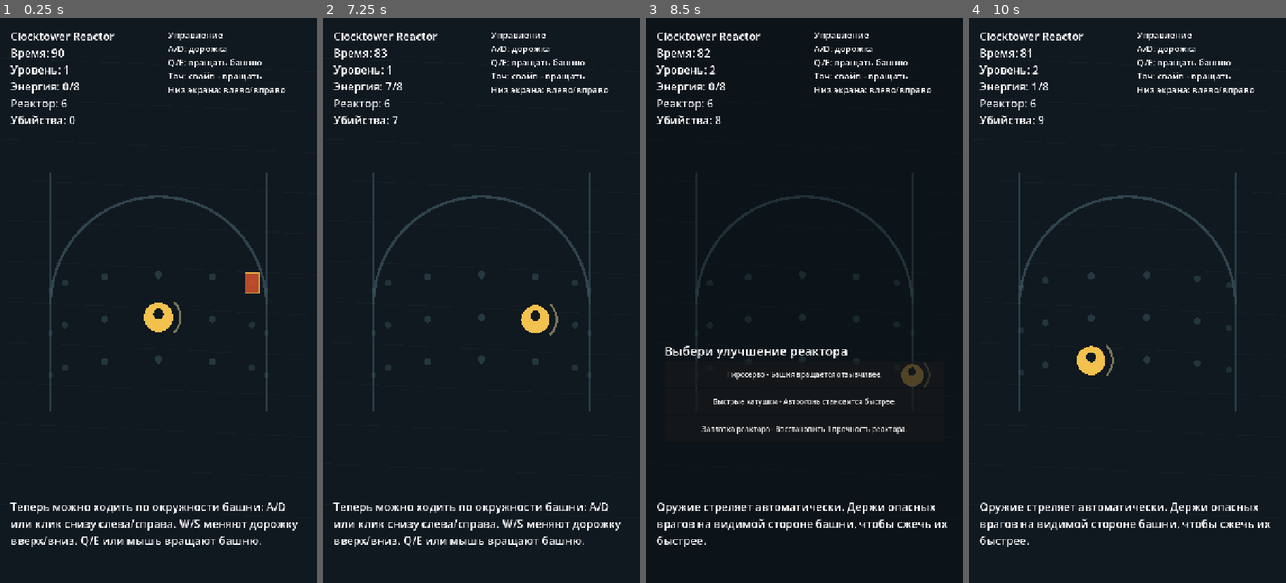
Above: before the commit, frames 1-4 (left to right).
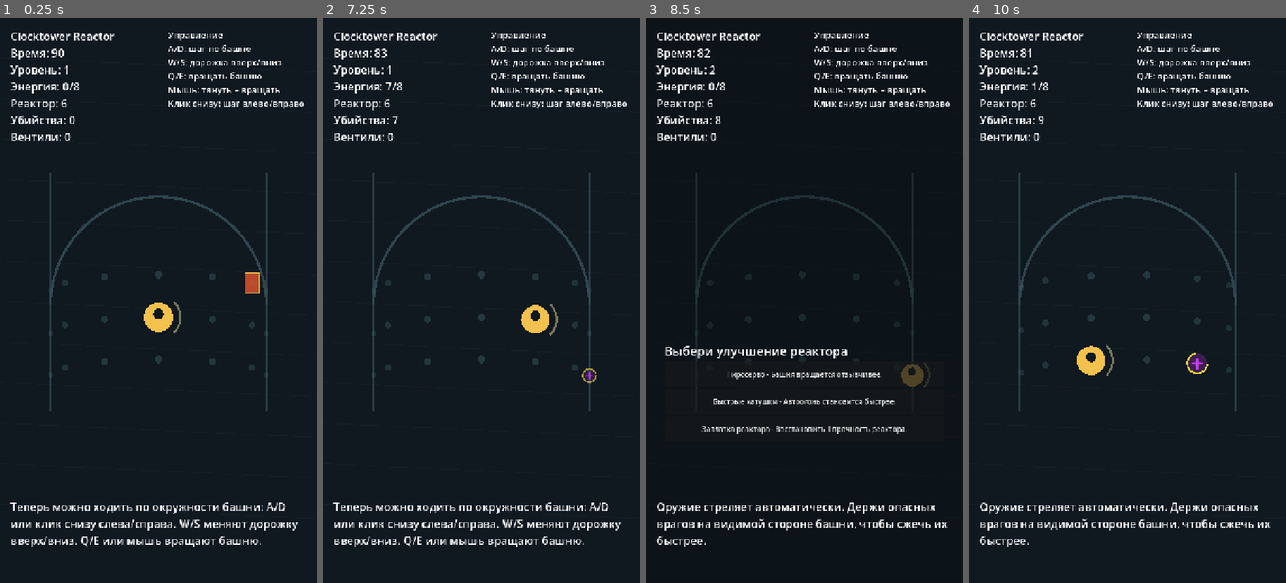
Above: after the commit, the same moments.

Repository: GeorgeYahontov/clocktower-reactor
Game: Godot game, scene res://scenes/Main.tscn
Same seed, same stepped clock (60 frames per second), same inputs: the game is played once before the commit and once after it.
Inputs (mouse positions are in pixels of both pictures, inside the frame that each line leads up to):
- Up to frame 1 (0.25 s): no input
- Up to frame 2 (7.25 s): tap Enter at 0.5, 3.5, 5 s; move the mouse to (551, 272) at 0.52 s; hold D (move_right) 0.53-1.25 s; click (551, 272) at 0.67 s; drag from (418, 328) to (465, 413) at 1.27 s; tap Space at 2, 4.25, 6.5 s; move the mouse to (513, 176) at 2.02 s; hold D (move_right) 2.03-2.75 s; drag from (465, 413) to (386, 215) at 2.77 s; move the mouse to (576, 385) at 3.52 s; hold A (move_left) 3.53-4.25 s; drag from (386, 215) to (433, 159) at 4.27 s; move the mouse to (497, 300) at 5.02 s; hold S (move_down) 5.03-5.75 s; click (497, 300) at 5.17 s; drag from (433, 159) to (418, 328) at 5.77 s; move the mouse to (551, 272) at 6.52 s; hold W (move_up) from 6.53 s (still down)
- Up to frame 3 (8.5 s): release W (move_up) at 7.25 s; drag from (741, 328) to (788, 413) at 7.27 s; move the mouse to (836, 176) at 8.02 s; hold S (move_down) from 8.03 s (still down)
- Up to frame 4 (10 s): release S (move_down) at 8.75 s; click "Гиросерво - Башня вращается о…" at 8.75 s; drag from (1111, 413) to (1032, 215) at 9.52 s

The runs differ from the first frame. In frame 1, 1.2% of the frame differs, in the area x 3-96%, y 4-22%; in frame 2, 1.2%; in frame 3, 1.2%; in frame 4, 1.4%, in the area x 3-96%, y 4-63%.

Commit message:
Add emergency reactor vents

Diff:
--- a/scripts/data/GameConfig.gd
+++ b/scripts/data/GameConfig.gd
@@ -14,3 +14,8 @@
 var enemy_contact_damage := 1
 var upgrade_choice_count := 3
 var lane_target_weight := 1.35
+
+var vent_spawn_interval := 9.0
+var vent_duration := 8.0
+var vent_damage := 1
+var vent_energy_reward := 1
--- a/scripts/presentation/TowerRenderer.gd
+++ b/scripts/presentation/TowerRenderer.gd
@@ -16,6 +16,7 @@
 	_draw_background()
 	_draw_tower_shell()
 	_draw_grid_points()
+	_draw_vents()
 	_draw_energy_pulses()
 	_draw_shot_traces()
 	_draw_enemies()
@@ -44,6 +45,19 @@
 			var color := Color(0.30, 0.46, 0.48, 0.35 * projected["alpha"])
 			draw_circle(projected["position"], 7.0 * projected["scale"], color)
 
+func _draw_vents() -> void:
+	for vent in state.vents:
+		var projected: Dictionary = projector.project(vent.sector, vent.lane, state.tower_rotation, state.config.sector_count)
+		if not projected["front"]:
+			continue
+		var urgency: float = vent.urgency()
+		var radius: float = lerpf(16.0, 32.0, urgency) * projected["scale"]
+		var color := Color(0.85, 0.22, 1.0, projected["alpha"])
+		var warning := Color(1.0, 0.92, 0.24, projected["alpha"])
+		draw_circle(projected["position"], radius, Color(color.r, color.g, color.b, 0.25 * projected["alpha"]))
+		draw_arc(projected["position"], radius, 0.0, TAU * maxf(0.05, vent.ttl / vent.life), 28, warning, 4.0)
+		draw_line(projected["position"] + Vector2(-radius * 0.55, 0.0), projected["position"] + Vector2(radius * 0.55, 0.0), color, 4.0)
+		draw_line(projected["position"] + Vector2(0.0, -radius * 0.55), projected["position"] + Vector2(0.0, radius * 0.55), color, 4.0)
 func _draw_enemies() -> void:
 	var sorted: Array = state.enemies.duplicate()
 	sorted.sort_custom(func(a, b) -> bool:
--- a/scripts/simulation/GameState.gd
+++ b/scripts/simulation/GameState.gd
@@ -3,6 +3,7 @@
 
 const GameConfig = preload("res://scripts/data/GameConfig.gd")
 const EnemyModel = preload("res://scripts/simulation/EnemyModel.gd")
+const VentModel = preload("res://scripts/simulation/VentModel.gd")
 const UpgradeCatalog = preload("res://scripts/data/UpgradeCatalog.gd")
 
 var config: GameConfig
@@ -15,15 +16,18 @@
 var reactor_integrity := 0
 var max_reactor_integrity := 0
 var kills := 0
+var repaired_vents := 0
 var run_status := "running"
 var pending_upgrade_choices: Array[Dictionary] = []
 var applied_upgrades: Array[String] = []
 var enemies: Array[EnemyModel] = []
+var vents: Array[VentModel] = []
 var shot_traces: Array[Dictionary] = []
 var energy_pulses: Array[Dictionary] = []
 
 var _spawn_timer := 0.0
 var _shot_timer := 0.0
+var _vent_timer := 0.0
 
 func setup_new_run() -> void:
 	config = GameConfig.new()
@@ -36,14 +40,17 @@
 	reactor_integrity = config.reactor_integrity
 	max_reactor_integrity = config.reactor_integrity
 	kills = 0
+	repaired_vents = 0
 	run_status = "running"
 	pending_upgrade_choices.clear()
 	applied_upgrades.clear()
 	enemies.clear()
+	vents.clear()
 	shot_traces.clear()
 	energy_pulses.clear()
 	_spawn_timer = 0.2
 	_shot_timer = 0.35
+	_vent_timer = 7.0
 
 func tick(delta: float) -> void:
 	if run_status != "running":
@@ -56,6 +63,7 @@
 	run_time += delta
 	_spawn_timer -= delta
 	_shot_timer -= delta
+	_vent_timer -= delta
 
 	if _spawn_timer <= 0.0:
 		_spawn_enemy()
@@ -65,10 +73,16 @@
 		_auto_fire()
 		_shot_timer = config.base_fire_interval
 
+	if _vent_timer <= 0.0:
+		_spawn_vent()
+		_vent_timer = maxf(5.0, config.vent_spawn_interval - run_time * 0.025)
+
 	for enemy in enemies:
 		enemy.advance(delta, player_sector, player_lane, config.sector_count)
 
 	_resolve_contacts()
+	_tick_vents(delta)
+	_resolve_vent_repairs()
 
 	enemies = enemies.filter(func(enemy: EnemyModel) -> bool:
 		return enemy.hp > 0
@@ -112,6 +126,18 @@
 
 func restart() -> void:
 	setup_new_run()
+
+func _spawn_vent() -> void:
+	if run_time < 6.0:
+		return
+	var vent := VentModel.new()
+	var offset := randi_range(1, config.sector_count - 2)
+	if randi_range(0, 1) == 0:
+		offset = -offset
+	var sector := wrapi(player_sector + offset, 0, config.sector_count)
+	var lane := randi_range(0, config.lane_count - 1)
+	vent.setup(sector, lane, config.vent_duration)
+	vents.append(vent)
 
 func _spawn_enemy() -> void:
 	var enemy := EnemyModel.new()
@@ -178,6 +204,34 @@
 			if reactor_integrity <= 0:
 				run_status = "defeat"
 
+func _tick_vents(delta: float) -> void:
+	for vent in vents:
+		vent.tick(delta)
+		if not vent.active and vent.ttl <= 0.0:
+			reactor_integrity -= config.vent_damage
+			vent.ttl = 999.0
+			if reactor_integrity <= 0:
+				run_status = "defeat"
+	vents = vents.filter(func(vent: VentModel) -> bool:
+		return vent.active
+	)
+
+func _resolve_vent_repairs() -> void:
+	for vent in vents:
+		if vent.sector == player_sector and vent.lane == player_lane:
+			vent.active = false
+			repaired_vents += 1
+			energy_pulses.append({
+				"sector": vent.sector,
+				"lane": vent.lane,
+				"ttl": 0.55,
+				"life": 0.55
+			})
+			collect_energy(config.vent_energy_reward)
+	vents = vents.filter(func(vent: VentModel) -> bool:
+		return vent.active
+	)
+
 func _tick_effects(delta: float) -> void:
 	for trace in shot_traces:
 		trace["ttl"] = float(trace["ttl"]) - delta
--- /dev/null
+++ b/scripts/simulation/VentModel.gd
@@ -0,0 +1,25 @@
+extends RefCounted
+class_name VentModel
+
+var sector := 0
+var lane := 0
+var ttl := 8.0
+var life := 8.0
+var active := true
+
+func setup(new_sector: int, new_lane: int, duration: float) -> void:
+	sector = new_sector
+	lane = new_lane
+	ttl = duration
+	life = duration
+	active = true
+
+func tick(delta: float) -> void:
+	ttl -= delta
+	if ttl <= 0.0:
+		active = false
+
+func urgency() -> float:
+	if life <= 0.0:
+		return 1.0
+	return 1.0 - clampf(ttl / life, 0.0, 1.0)
--- a/scripts/ui/Hud.gd
+++ b/scripts/ui/Hud.gd
@@ -22,7 +22,7 @@
 	controls_legend.size = Vector2(314.0, 190.0)
 	controls_legend.autowrap_mode = TextServer.AUTOWRAP_WORD_SMART
 	controls_legend.add_theme_font_size_override("font_size", 20)
-	controls_legend.text = "Управление\nA/D: дорожка\nQ/E: вращать башню\nТач: свайп - вращать\nНиз экрана: влево/вправо"
+	controls_legend.text = "Управление\nA/D: шаг по башне\nW/S: дорожка вверх/вниз\nQ/E: вращать башню\nМышь: тянуть = вращать\nКлик снизу: шаг влево/вправо"
 	add_child(controls_legend)
 
 	tutorial = Label.new()
@@ -53,13 +53,14 @@
 	if state == null or label == null:
 		return
 	var time_left: float = maxf(0.0, state.config.run_duration - state.run_time)
-	label.text = "Clocktower Reactor\nВремя: %.0f\nУровень: %d\nЭнергия: %d/%d\nРеактор: %d\nУбийства: %d" % [
+	label.text = "Clocktower Reactor\nВремя: %.0f\nУровень: %d\nЭнергия: %d/%d\nРеактор: %d\nУбийства: %d\nВентили: %d" % [
 		time_left,
 		state.level,
 		state.energy,
 		state.config.energy_per_level,
 		state.reactor_integrity,
-		state.kills
+		state.kills,
+		state.repaired_vents
 	]
 
 	if tutorial == null:
@@ -73,7 +74,7 @@
 	elif state.run_time < 18.0:
 		tutorial.text = "Оружие стреляет автоматически. Держи опасных врагов на видимой стороне башни, чтобы сжечь их быстрее."
 	else:
-		tutorial.text = "Выживи до конца таймера. Когда энергия заполнится, выбери улучшение реактора."
+		tutorial.text = "Выживи до конца таймера. Закрывай аварийные вентили, встав на их сектор и дорожку."
 
 	_refresh_upgrade_panel()
 	restart_button.visible = state.run_status != "running"
Not shown, added: scripts/simulation/VentModel.gd.uid
Not shown, changed: docs/00-devlog.md
Not shown, changed: docs/05-current-gameplay.md
